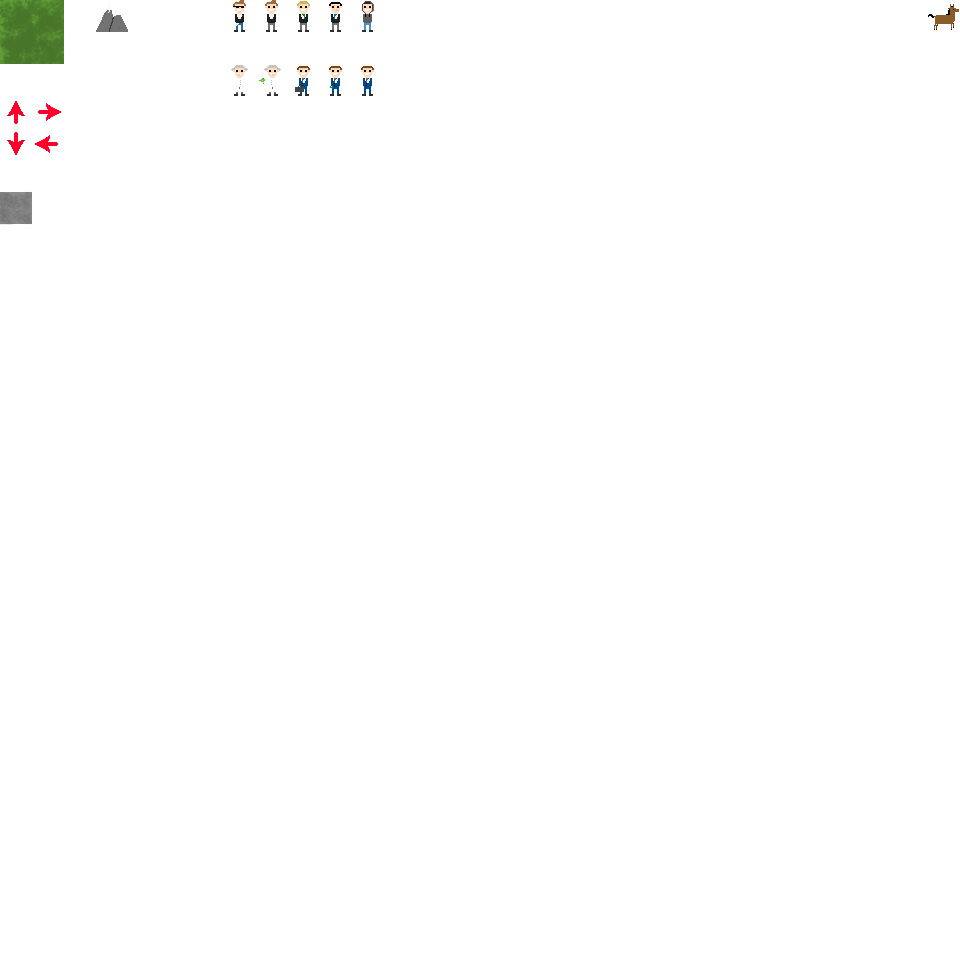
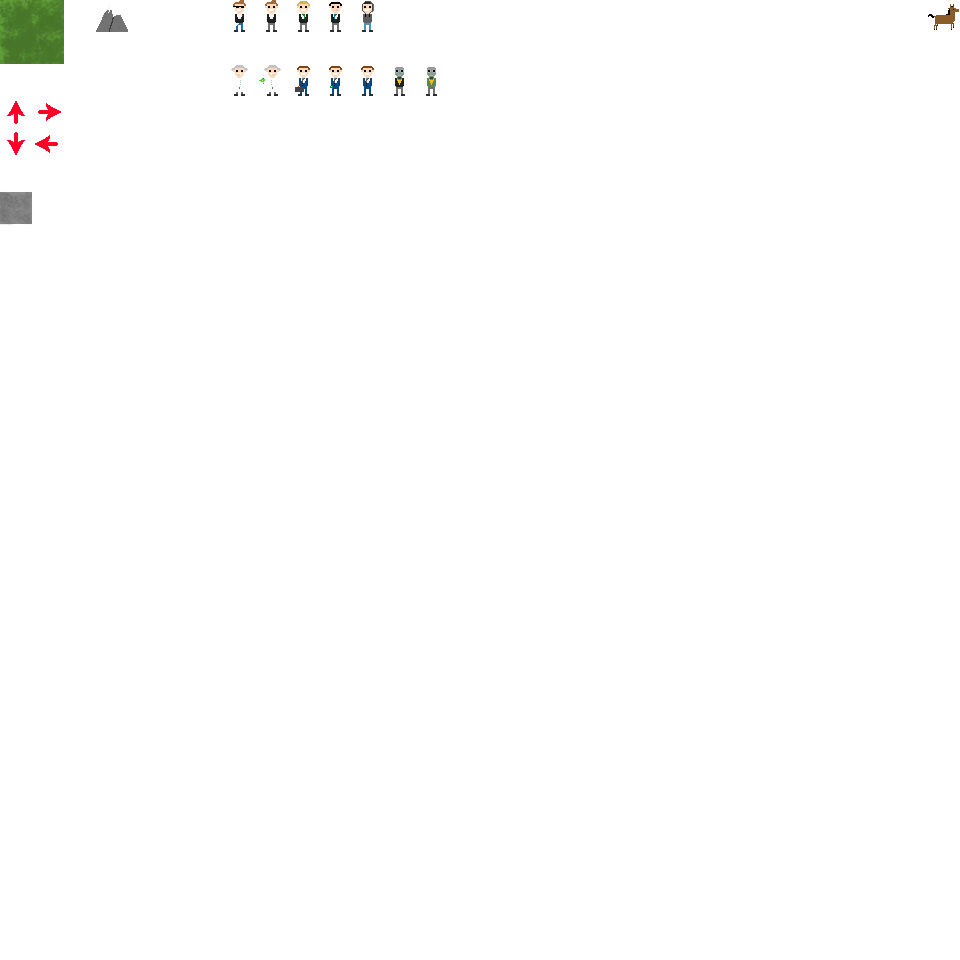
The second 960×960 image is a revision of the first. Changes to its layers:
added layer "stalker" (1st of 2) above "stalker" over [394, 67, 437, 96]
added layer "stalker" (2nd of 2) above "Abiturent" over [394, 67, 437, 96]
